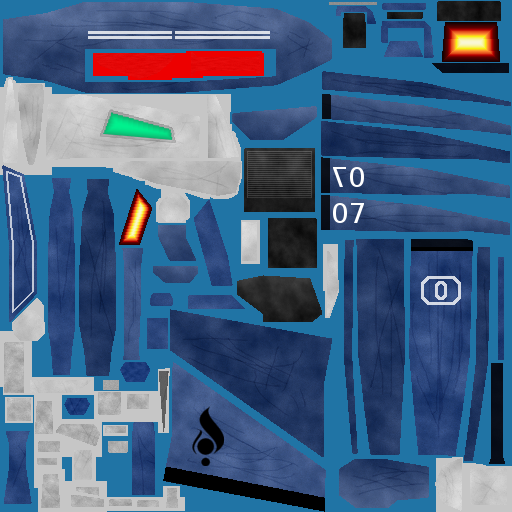
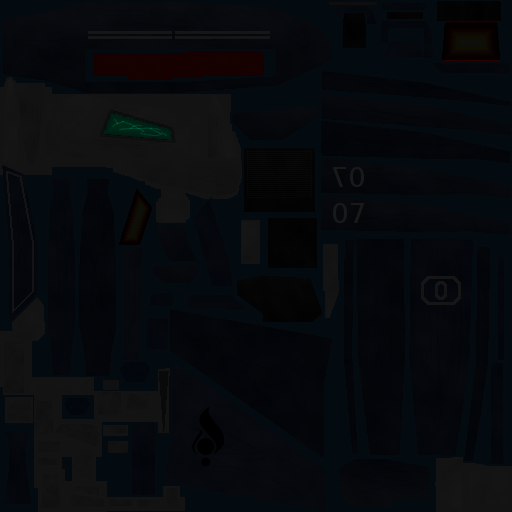
Layers edited between the first and the second 512 x 512 image:
hid "Teamcolor Foundation" over [163, 63, 509, 512]
added layer "Corpse Decals" above "Corpse Tex1" over [100, 22, 500, 471]
added layer "Corpse Tex1" above "Decals Layer" over [0, 0, 512, 512]
